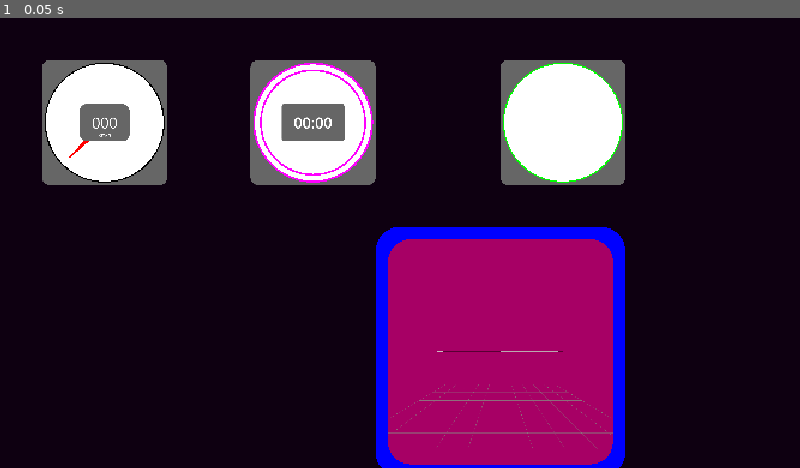
Above: before the commit, frame 1.
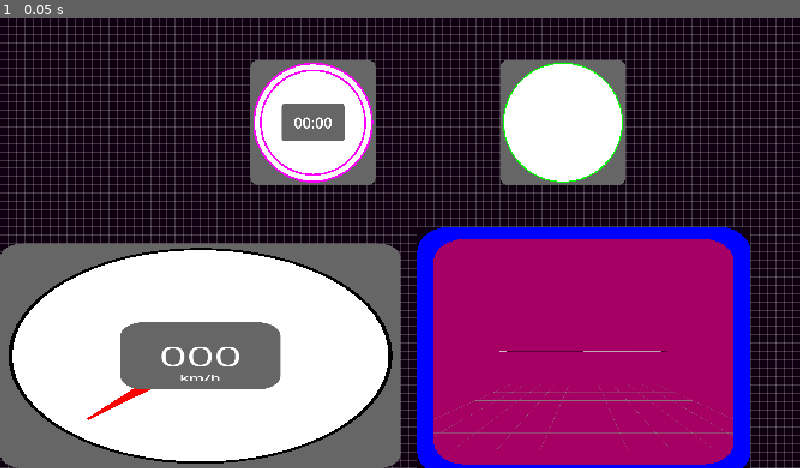
Above: after the commit, the same moment.

Repository: IslandRock1/IndSys-BilSim
Game: Godot game, scene res://scenes/dashboard.tscn
The game is run twice, just before and just after one commit, with the same random seed, the same clock (stepped at 60 frames per second) and the same inputs.
Inputs:
- Up to frame 1 (0.05 s): no input

The runs differ from the first frame. In frame 1, 50% of the frame differs, in the area x 0-100%, y 0-100%.

Commit message:
Update visu

Diff:
--- a/GodotVisu/visualizationdashboard/project.godot
+++ b/GodotVisu/visualizationdashboard/project.godot
@@ -25,6 +25,14 @@
 window/size/viewport_height=540
 window/stretch/mode="canvas_items"
 
+[input]
+
+toggle_fullscreen={
+"deadzone": 0.2,
+"events": [Object(InputEventKey,"resource_local_to_scene":false,"resource_name":"","device":-1,"window_id":0,"alt_pressed":false,"shift_pressed":false,"ctrl_pressed":false,"meta_pressed":false,"pressed":false,"keycode":0,"physical_keycode":4194342,"key_label":0,"unicode":0,"location":0,"echo":false,"script":null)
+]
+}
+
 [rendering]
 
 environment/defaults/default_clear_color=Color(0.0562272, 7.36551e-06, 0.0659164, 1)
--- a/GodotVisu/visualizationdashboard/scripts/controlDashboard.gd
+++ b/GodotVisu/visualizationdashboard/scripts/controlDashboard.gd
@@ -9,18 +9,23 @@
 
 # name : [Width/Height vector, pos vector, currentInfo vector (height, width
 var places = {
-	"Speedometer": [Vector2(15, 15), Vector2(5, 5), Vector2(1000, 1000)],
+	"Speedometer": [Vector2(48, 27), Vector2(0, 27), Vector2(1000, 1000)],
 	"LapDisplay": [Vector2(15, 15), Vector2(30, 5), Vector2(1000, 1000)],
 	"ThrottleDisplay": [Vector2(15, 15), Vector2(60, 5), Vector2(1000, 1000)],
-	"CarVisu3d": [Vector2(30, 30), Vector2(30, 10), Vector2(1000, 1000)]
+	"CarVisu3d": [Vector2(40, 30), Vector2(30, 10), Vector2(1000, 1000)]
 }
 
-#func _draw() -> void:
-	#for x in range(-columns / 2, columns):
-		#var top = Vector2(x * cell_size, -540)
-		#var bot = Vector2(x * cell_size, 540)
-		#
-		#draw_line(top, bot, Color(1, 1, 1, 0.2))
+func _draw() -> void:
+	for x in range(-columns, columns):
+		var top = Vector2(x * cell_size, -540)
+		var bot = Vector2(x * cell_size, 540)
+
+		draw_line(top, bot, Color(1, 1, 1, 0.2))
+
+	for y in range(-100, 100):
+		var top = Vector2(-1000, y * cell_size)
+		var bot = Vector2(1000, y * cell_size)
+		draw_line(top, bot, Color(1, 1, 1, 0.2))
 
 func place(child: Node):
 	#if child.name == "CarVisu3d":
@@ -35,6 +40,8 @@
 
 # Called when the node enters the scene tree for the first time.
 func _ready() -> void:
+	update_size();
+
 	for child in get_children():
 		place(child)
 
@@ -48,6 +55,7 @@
 	rows = new_size.y / cell_size
 
 	print("Updated size")
+	print("Columns: ", columns, " | Rows: ", rows, ".")
 
 	for child in get_children():
 		place(child)
--- a/GodotVisu/visualizationdashboard/scripts/readUDPdata.gd
+++ b/GodotVisu/visualizationdashboard/scripts/readUDPdata.gd
@@ -3,15 +3,23 @@
 var udp = PacketPeerUDP.new()
 var port = 20777
 
+@onready var previous_window = DisplayServer.window_get_mode()
+@onready var current_window = DisplayServer.window_get_mode()
+
+func _input(event):
+	if Input.is_action_just_pressed("toggle_fullscreen"):
+		current_window = DisplayServer.window_get_mode()
+		if current_window != 4:
+			previous_window = current_window
+			DisplayServer.window_set_mode(4)
+		else:
+			if previous_window == 4:
+				previous_window = 2
+			DisplayServer.window_set_mode(previous_window)
+
 # Called when the node enters the scene tree for the first time.
 func _ready() -> void:
-	var err = udp.bind(port, "0.0.0.0")
-	print(err)
-	print(error_string(err))
-	if err != OK:
-		print("Not working at least")
-	else:
-		print("Err is OK")
+	udp.bind(port, "0.0.0.0")
 
 func decode_data(byte_data: PackedByteArray) -> Array:
 	var floats = []
@@ -51,7 +59,6 @@
 func printInfo() -> void:
 	print("LapTime:", Global.udpCurrentLaptime, "| Gear:", Global.udpGear)
 
-var t = 0.0
 # Called every frame. 'delta' is the elapsed time since the previous frame.
 func _process(_delta: float) -> void:
 	var num = udp.get_available_packet_count()
@@ -59,10 +66,5 @@
 		udp.get_packet()
 
 	var data = udp.get_packet()
-
 	var floats = decode_data(data)
 	storeDataGlobally(floats)
-	# printInfo()
-
-	#t += _delta
-	#Global.udpThrottle = sin(t)
Not shown, changed: GodotVisu/visualizationdashboard/VisualizationDashboard.exe
Not shown, removed: GodotVisu/visualizationdashboard/VisualizationDashboard.pck
